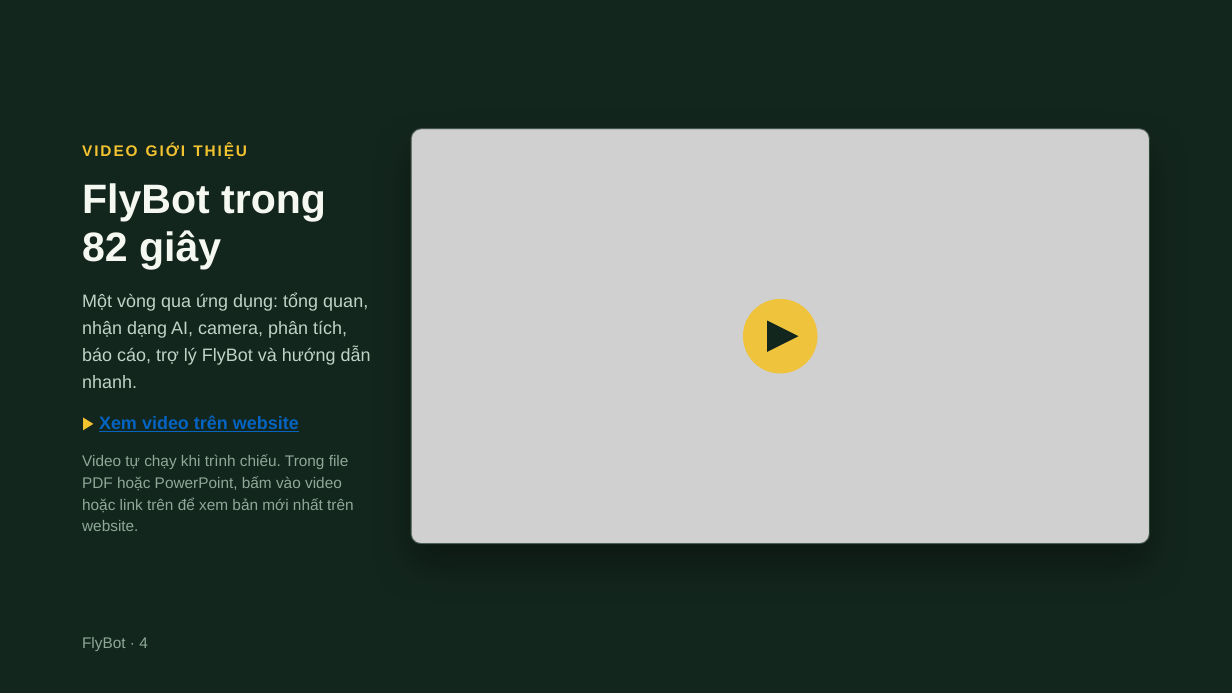
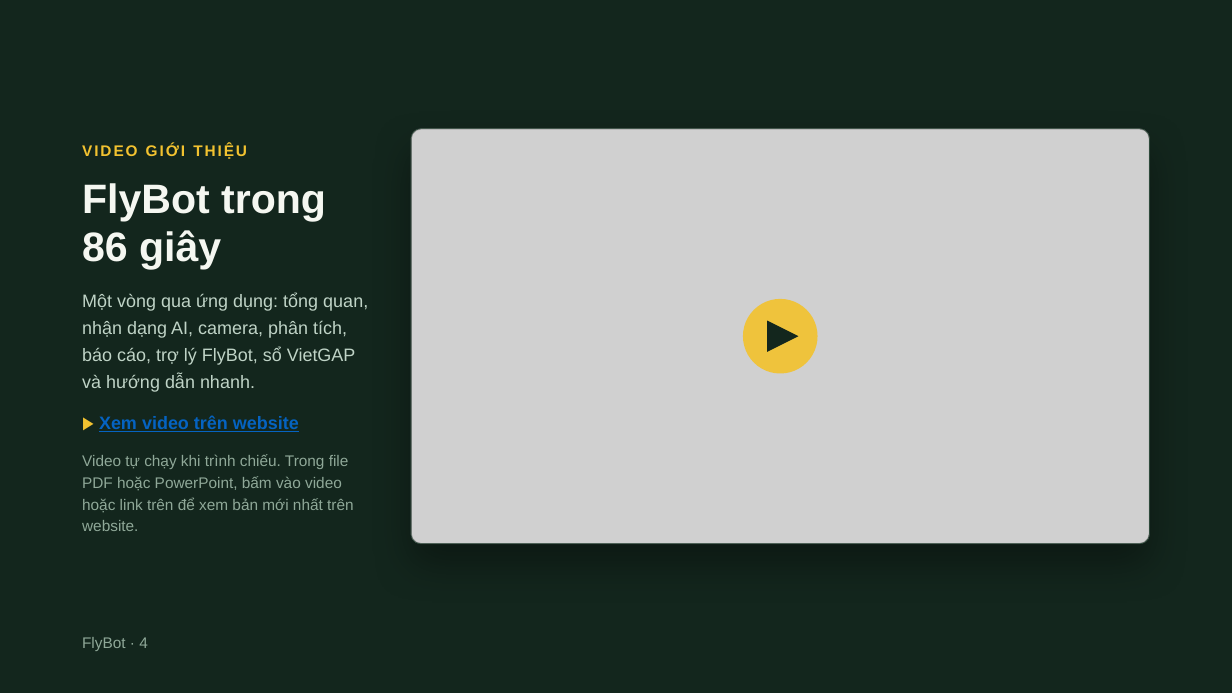
Before and after one commit to agrhub/flybot, a slide deck: slide 4 of FlyBot – Giới thiệu ứng dụng.pptx. Drawn at 1232x693 pixels with LibreOffice and Linux fonts; fonts in the diff are those of the drawing; grey boxes stand for pictures. Boxes give left, top, right and bottom in pixels: in the first picture for what was removed or moved away, otherwise in the second. Text is boxed around its words. In the diff, an @@ line names an element or a change of style, - is before the commit and + after.

```diff
--- a/FlyBot – Giới thiệu ứng dụng.pptx
+++ b/FlyBot – Giới thiệu ứng dụng.pptx
@@ title at (82, 183, 326, 269): text changed @@
-FlyBot trong 82 giây
+FlyBot trong 86 giây
@@ text at (82, 294, 368, 392): text changed @@
-Một vòng qua ứng dụng: tổng quan, nhận dạng AI, camera, phân tích, báo cáo, trợ lý FlyBot và hướng dẫn nhanh.
+Một vòng qua ứng dụng: tổng quan, nhận dạng AI, camera, phân tích, báo cáo, trợ lý FlyBot, sổ VietGAP và hướng dẫn nhanh.
```
Also in this commit, not shown: 11 other slides changed, 1 other file.
